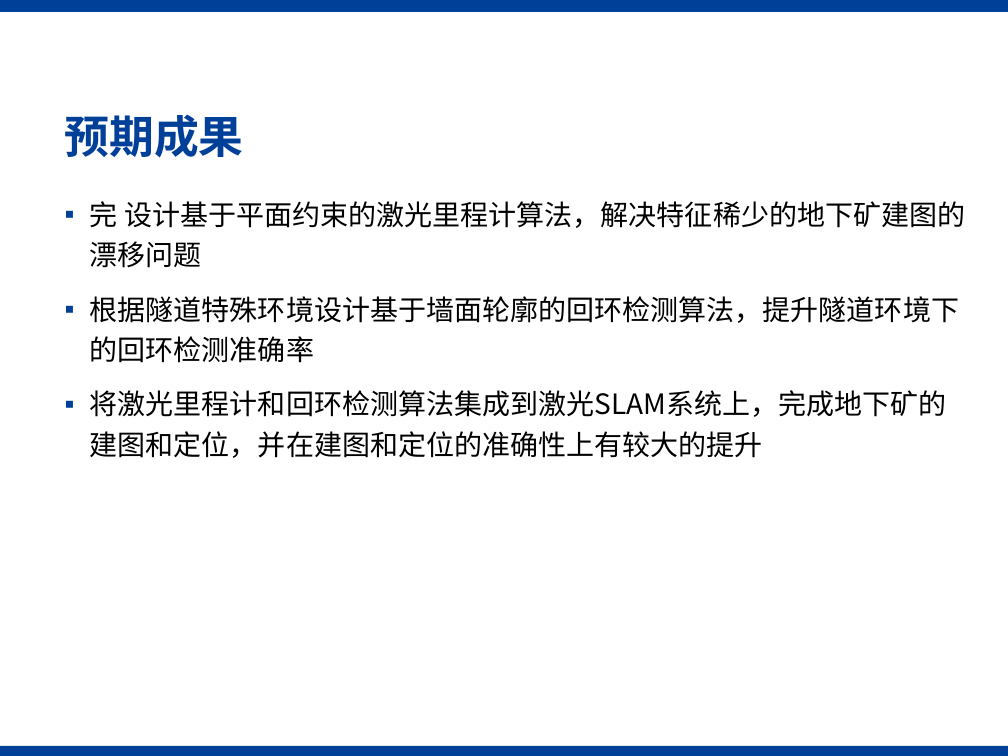
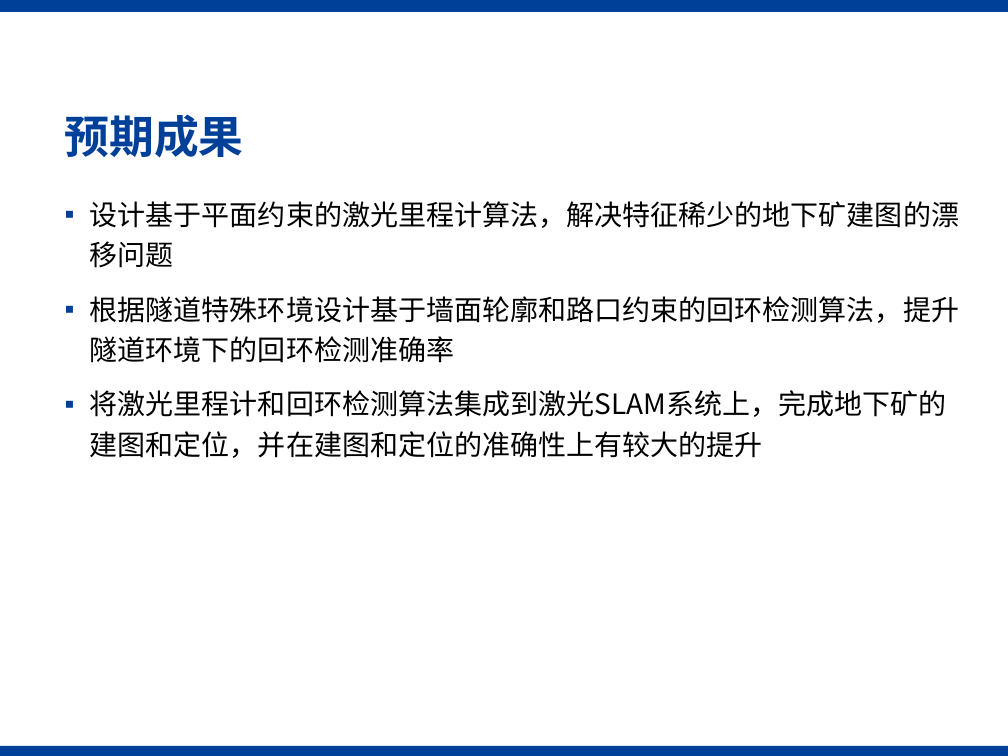
Before and after one commit to Shelfcol/informal_note, a slide deck: slide 18 of 毕业论文/开题/gxf-开题报告1.pptx. Drawn at 1008x756 pixels with LibreOffice and Linux fonts; fonts in the diff are those of the drawing; background and template pictures are left out. Boxes give left, top, right and bottom in pixels: in the first picture for what was removed or moved away, otherwise in the second. Text is boxed around its words. In the diff, an @@ line names an element or a change of style, - is before the commit and + after.

```diff
--- a/毕业论文/开题/gxf-开题报告1.pptx
+++ b/毕业论文/开题/gxf-开题报告1.pptx
@@ text at (90,201,959,363): text changed @@
-▪ 完 设计基于平面约束的激光里程计算法，解决特征稀少的地下矿建图的漂移问题
-▪ 根据隧道特殊环境设计基于墙面轮廓的回环检测算法，提升隧道环境下的回环检测准确率
+▪ 设计基于平面约束的激光里程计算法，解决特征稀少的地下矿建图的漂移问题
+▪ 根据隧道特殊环境设计基于墙面轮廓和路口约束的回环检测算法，提升隧道环境下的回环检测准确率
```
Also in this commit, not shown: 5 other slides changed.
